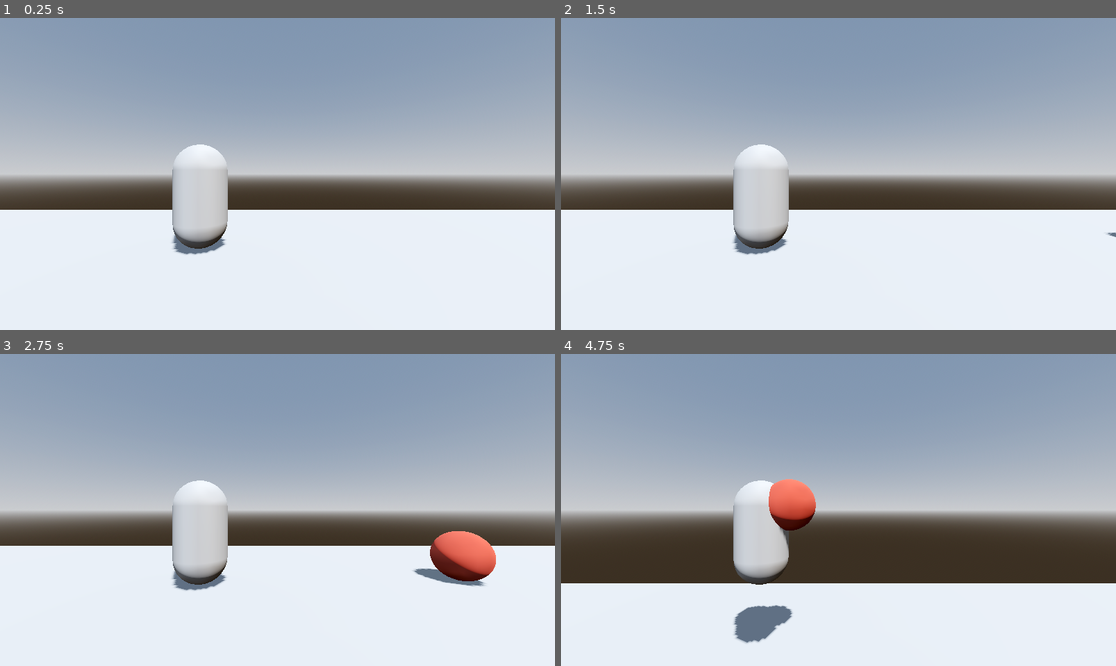
Above: before the commit, frames 1-4 (two rows, left to right).
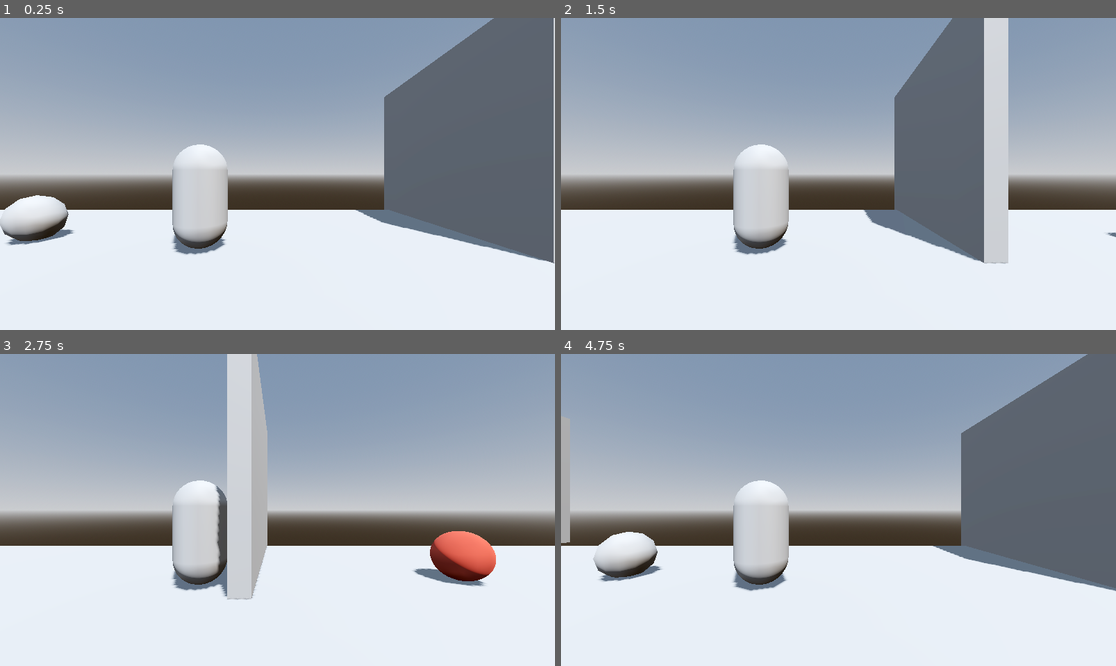
Above: after the commit, the same moments.

Repository: tomas-heredia/GGJ-2026
Game: Godot game, scene res://Scenes/test.tscn
The game is run twice, just before and just after one commit, with the same random seed, the same clock (stepped at 60 frames per second) and the same inputs. This scene is started directly instead of the project's main scene.
Inputs:
- Up to frame 1 (0.25 s): no input
- Up to frame 2 (1.5 s): tap Enter at 0.5 s; hold D (move_right) 0.53-1.28 s; hold Space (jump) 0.53-1.28 s; hold A (move_left) from 1.28 s (still down); tap E (interact) at 1.35 s
- Up to frame 3 (2.75 s): tap Space (jump) at 1.52, 1.55, 1.82, 2.3 s; release A (move_left) at 2.03 s; hold D (move_right) from 2.03 s (still down); hold Shift (sprint) from 2.03 s (still down)
- Up to frame 4 (4.75 s): release Shift (sprint) at 2.78 s; tap Space (jump) at 2.85, 3.02, 3.32, 4.52, 4.55 s; release D (move_right) at 3.53 s; hold Space (jump) 3.53-4.28 s; hold A (move_left) from 3.53 s (still down); tap E (interact) at 3.6 s; tap Shift (sprint) at 4.35 s

The runs differ from the first frame. In frame 1, 21% of the frame differs, in the area x 0-100%, y 0-79%; in frame 2, 14%; in frame 3, 5.0%; in frame 4, 28%, in the area x 0-100%, y 0-93%.

Commit message:
Wall Slide / Jump

Diff:
--- a/global-gameam-2026/Scenes/test.tscn
+++ b/global-gameam-2026/Scenes/test.tscn
@@ -46,4 +46,14 @@
 mesh = SubResource("SphereMesh_0dy5s")
 
 [node name="Mask2" parent="." instance=ExtResource("2_gxb1y")]
-transform = Transform3D(1, 0, 0, 0, 1, 0, 0, 0, 1, 17.65004, 2.5838084, -1.5557021)
+transform = Transform3D(1, 0, 0, 0, 1, 0, 0, 0, 1, -0.8132615, 2.5524163, -1.8515024)
+
+[node name="CSGBox3D2" type="CSGBox3D" parent="."]
+transform = Transform3D(1, 0, 0, 0, 1, 0, 0, 0, 1, 9.094155, 4.1776724, -3.243339)
+use_collision = true
+size = Vector3(0.3848877, 5.055725, 5.1987305)
+
+[node name="CSGBox3D3" type="CSGBox3D" parent="."]
+transform = Transform3D(1, 0, 0, 0, 1, 0, 0, 0, 1, -7.393962, 4.729262, -3.1172848)
+use_collision = true
+size = Vector3(0.3848877, 5.055725, 5.1987305)
--- a/global-gameam-2026/Scripts/mask.gd
+++ b/global-gameam-2026/Scripts/mask.gd
@@ -1,6 +1,14 @@
 extends Node3D
 
 @onready var area: Area3D = $Area3D
+
+enum MaskPower {
+	NONE,
+	DOUBLE_JUMP,      # Horizontal boost
+	WALL_BOUNCE,      # Temporary platforms from jumps
+}
+
+@export var worn_mask: MaskPower = MaskPower.NONE
 
 func _ready() -> void:
 	area.body_entered.connect(_on_body_entered)
--- a/global-gameam-2026/Scripts/player.gd
+++ b/global-gameam-2026/Scripts/player.gd
@@ -4,9 +4,11 @@
 @export var sprint_speed:= 9.0
 @export var accel:= 18.0
 @export var decel:= 22.0
+@export var wall_slide_speed := 1
 @export var jump_velocity:= 4.5
 @export var jump_count := 0
 @export var mask_double_jump:= false
+@export var mask_wall_slide := false
 @export var gravity: float = ProjectSettings.get_setting("physics/3d/default_gravity")
 @onready var face_socket: Node3D = $Marker3D
 
@@ -14,15 +16,23 @@
 
 #MOVEMENT
 func _physics_process(delta):
+	# Input (left / right only)
+	var x_input := Input.get_action_strength("move_right") - Input.get_action_strength("move_left")
+
 	# Gravity
 	if not is_on_floor():
 		velocity.y -= gravity * delta
+		# Wall friction / wall slide
+		if mask_wall_slide and is_on_wall():
+			var wall_normal: Vector3 = get_wall_normal()
+			var pushing_into_wall: bool = signf(x_input) == -signf(wall_normal.x)
+			if pushing_into_wall:
+				velocity.y = max(velocity.y, -wall_slide_speed)
 
 
 	# Mask 1 = Double Jump
 	if is_on_floor():
 		jump_count = 0
-
 	if mask_double_jump and Input.is_action_just_pressed("jump") and !is_on_floor() and jump_count < 1:
 		velocity.y = jump_velocity
 		jump_count += 1
@@ -31,8 +41,13 @@
 	if Input.is_action_pressed("jump") and is_on_floor():
 		velocity.y = jump_velocity
 
-	# Input (left / right only)
-	var x_input := Input.get_action_strength("move_right") - Input.get_action_strength("move_left")
+	#Right Wall Jump
+	if mask_wall_slide and is_on_wall() and Input.is_action_just_pressed("jump") and Input.is_action_pressed("move_right"):
+		velocity.y = jump_velocity
+
+	#Left Wall Jump
+	if mask_wall_slide and is_on_wall() and Input.is_action_just_pressed("jump") and Input.is_action_pressed("move_left"):
+		velocity.y = jump_velocity
 
 	# Choose target speed
 	var target_speed: float = walk_speed
